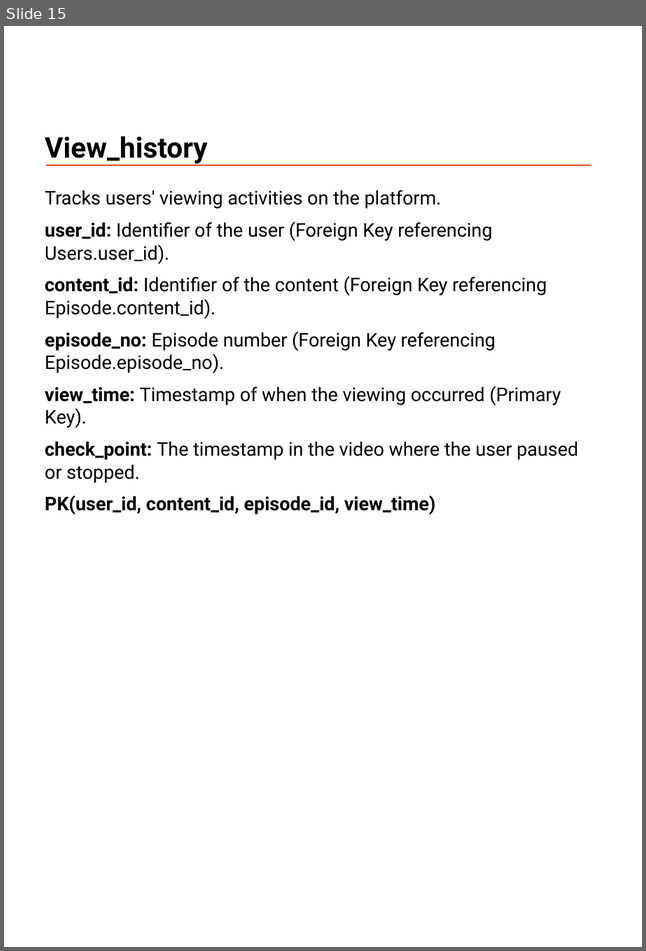
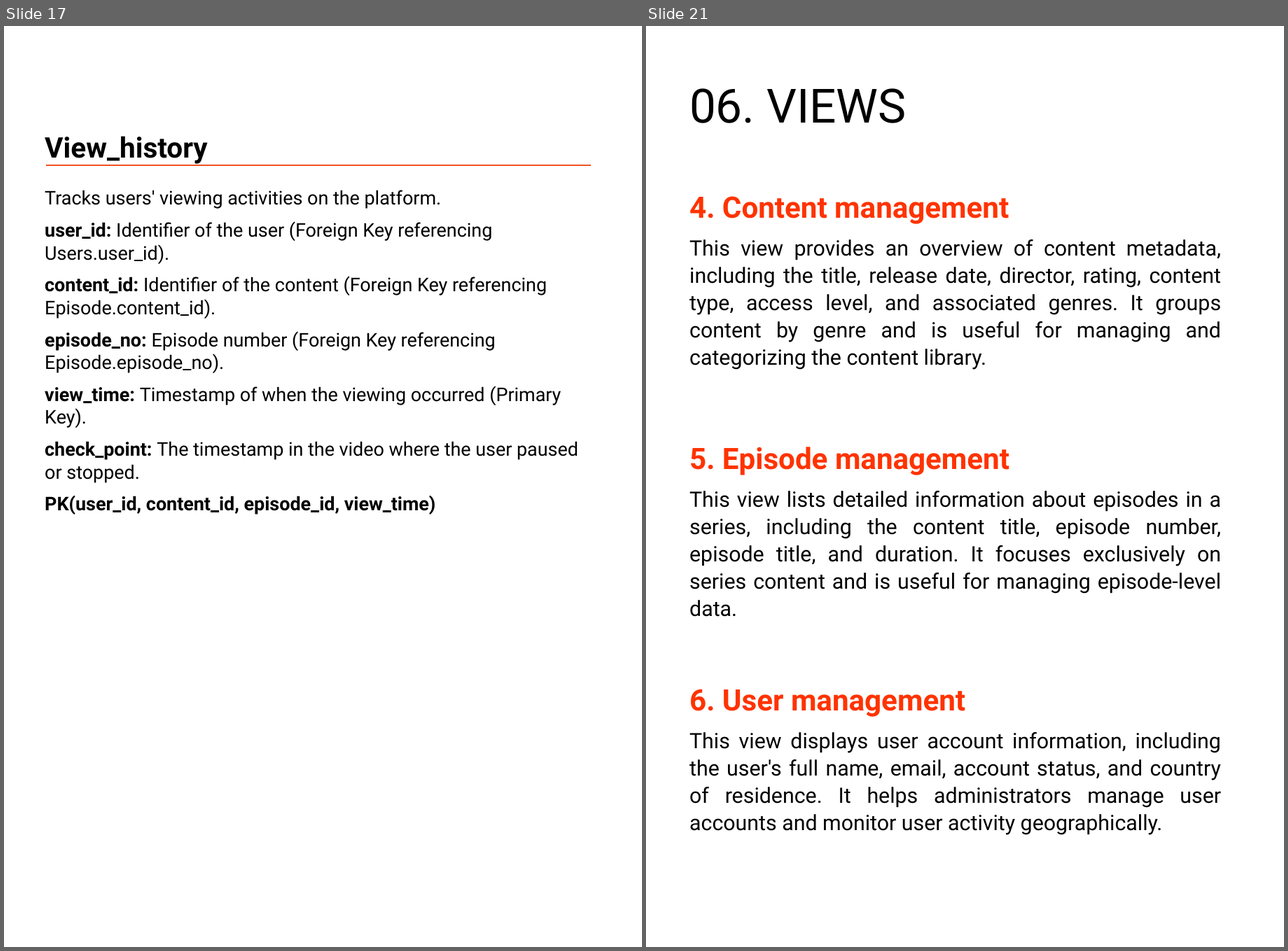
Before and after one commit to mtrung12/Movie_streaming_db, a slide deck: movie_stream_report.pptx. Shown side by side, each under a label of ours: slide 15 before the commit, slides 17 and 21 after it; the slides between them are not shown. The pictures are 646x951 and 1288x951 pixels, drawn with LibreOffice and Linux fonts; fonts in the diff are those of the drawing. Boxes give left, top, right and bottom in pixels: in the first picture for what was removed or moved away, otherwise in the second. Text is boxed around its words. In the diff, an @@ line names an element or a change of style, - is before the commit and + after.

```diff
--- a/movie_stream_report.pptx
+++ b/movie_stream_report.pptx
@@ slide 21 added at bbox=[646, 26, 1284, 947], background #FFFFFF @@
@@ text added at bbox=[689, 88, 906, 123], 40 pt, text #000000 @@
+06. VIEWS
@@ text added at bbox=[689, 196, 1009, 224], 25 pt, text #FF3300, bold @@
+4. Content management
@@ text added at bbox=[689, 240, 1221, 370], 18 pt, text #000000 @@
+This view provides an overview of content metadata, including the title, release date, director, rating, content type, access level, and associated genres. It groups content by genre and is useful for managing and categorizing the content library.
@@ text added at bbox=[689, 447, 1009, 475], 25 pt, text #FF3300, bold @@
+5. Episode management
@@ text added at bbox=[689, 491, 1221, 617], 18 pt, text #000000 @@
+This view lists detailed information about episodes in a series, including the content title, episode number, episode title, and duration. It focuses exclusively on series content and is useful for managing episode-level data.
@@ text added at bbox=[689, 689, 965, 717], 25 pt, text #FF3300, bold @@
+6. User management
@@ text added at bbox=[689, 732, 1221, 835], 18 pt, text #000000 @@
+This view displays user account information, including the user's full name, email, account status, and country of residence. It helps administrators manage user accounts and monitor user activity geographically.
@@ what was slide 15 is now slide 17 @@
```
Also in this commit, not shown: 2 slides changed, 11 other slides added, 5 slides removed.
